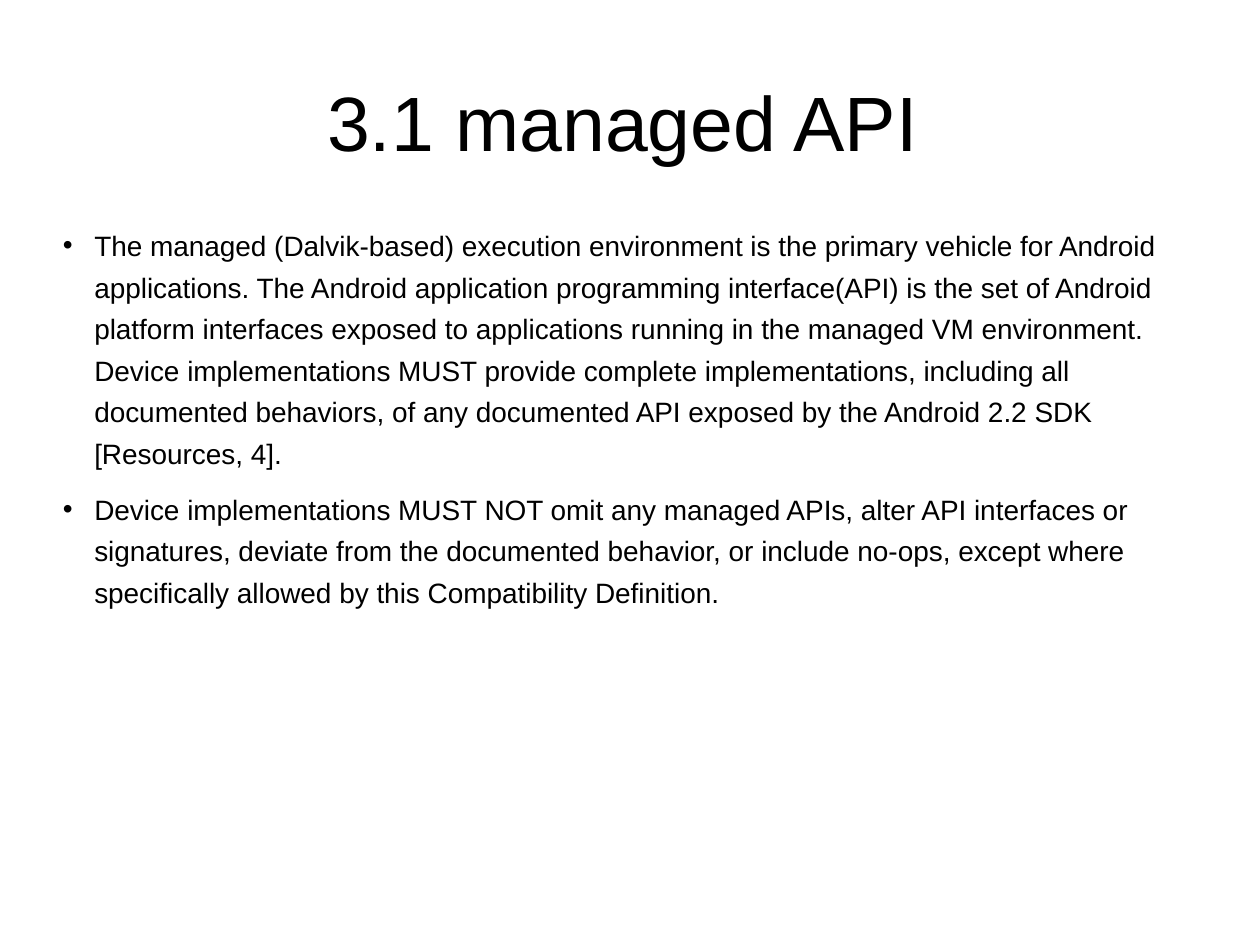
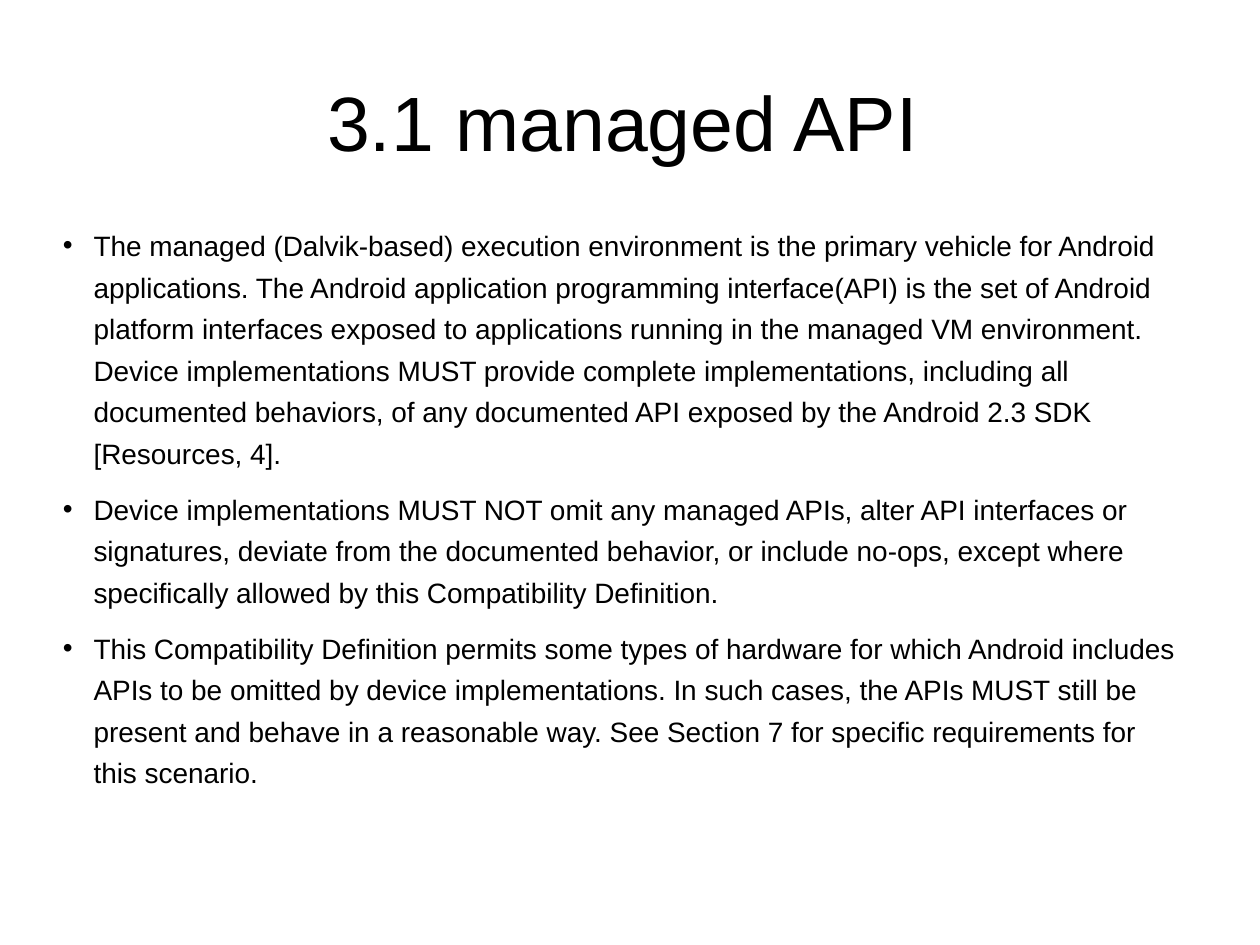
Before and after one commit to widerules/system-information, a slide deck: slide 9 of cts/CDD-digest.ppt. Drawn at 1260x945 pixels with LibreOffice and Linux fonts; fonts in the diff are those of the drawing; background and template pictures are left out. Boxes give left, top, right and bottom in pixels: in the first picture for what was removed or moved away, otherwise in the second. Text is boxed around its words. In the diff, an @@ line names an element or a change of style, - is before the commit and + after.

Commit message:
jingtao: add some typical cases, and change CDD to 2.3

```diff
--- a/cts/CDD-digest.ppt
+++ b/cts/CDD-digest.ppt
@@ text at (x1=94, y1=235, x2=1154, y2=469): text changed @@
-• The managed (Dalvik-based) execution environment is the primary vehicle for Android applications. The Android application programming interface(API) is the set of Android platform interfaces exposed to applications running in the managed VM environment. Device implementations MUST provide complete implementations, including all documented behaviors, of any documented API exposed by the Android 2.2 SDK [Resources, 4].
+• The managed (Dalvik-based) execution environment is the primary vehicle for Android applications. The Android application programming interface(API) is the set of Android platform interfaces exposed to applications running in the managed VM environment. Device implementations MUST provide complete implementations, including all documented behaviors, of any documented API exposed by the Android 2.3 SDK [Resources, 4].
@@ text at (x1=94, y1=499, x2=1127, y2=608): indent changed @@
@@ text at (x1=94, y1=638, x2=1174, y2=784): paragraph added @@
+• This Compatibility Definition permits some types of hardware for which Android includes APIs to be omitted by device implementations. In such cases, the APIs MUST still be present and behave in a reasonable way. See Section 7 for specific requirements for this scenario.
```
Also in this commit, not shown: 36 other slides changed, 24 slides added, 5 slides removed, 1 other file.
